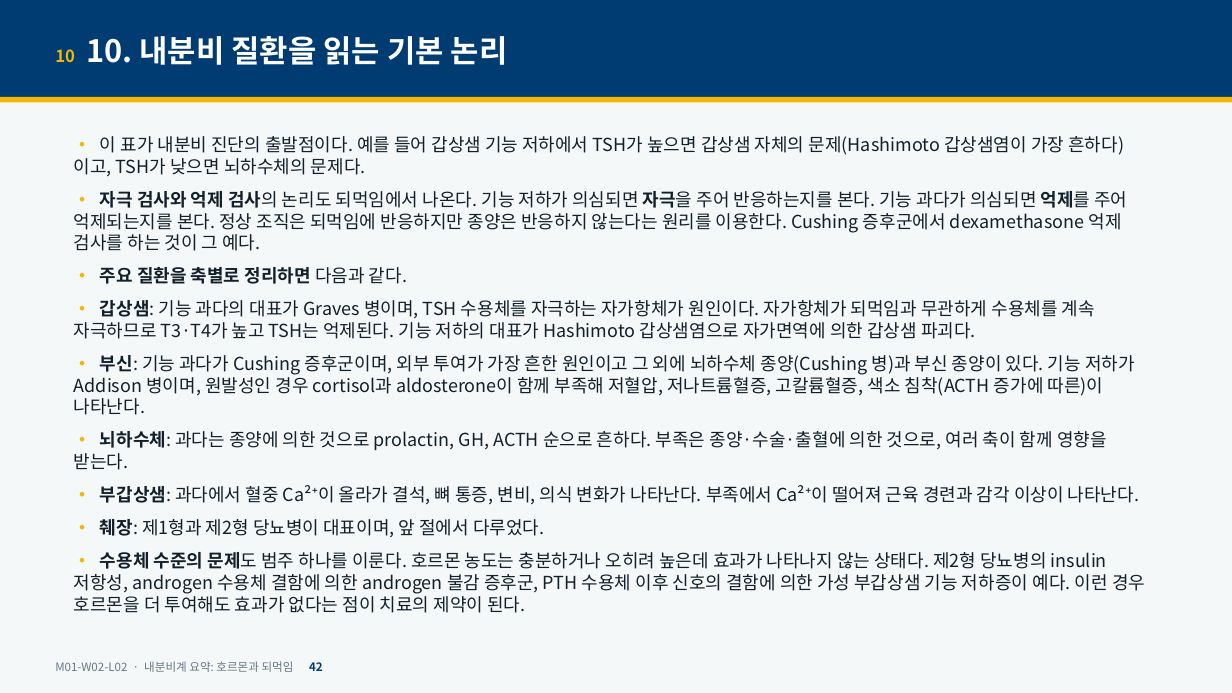
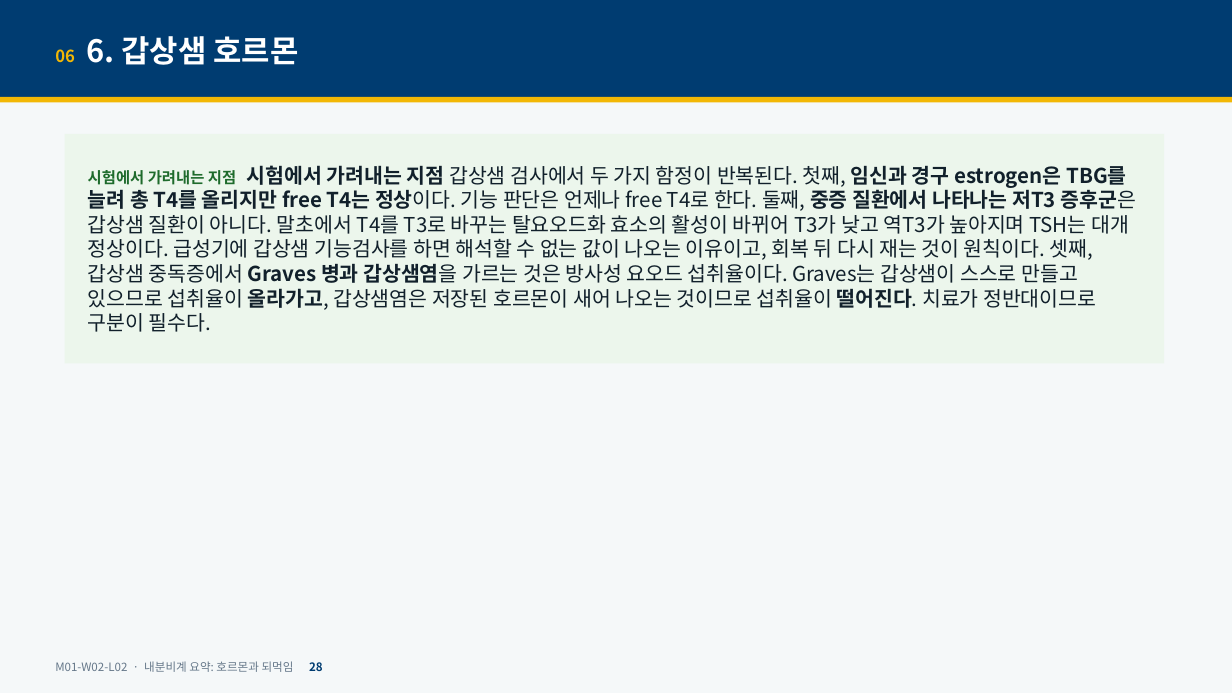
Before and after one commit to hoperiasd2/hoperiasd2.github.io, a slide deck: slide 28 of curriculum/M01/W02/L02/slides.pptx (slide 42 before the commit). Drawn at 1232x693 pixels with LibreOffice and Linux fonts; fonts in the diff are those of the drawing. Boxes give left, top, right and bottom in pixels: in the first picture for what was removed or moved away, otherwise in the second. Text is boxed around its words. In the diff, an @@ line names an element or a change of style, - is before the commit and + after.

```diff
--- a/curriculum/M01/W02/L02/slides.pptx
+++ b/curriculum/M01/W02/L02/slides.pptx
@@ text at [55,36,298,65]: text changed @@
-10 10. 내분비 질환을 읽는 기본 논리
+06 6. 갑상샘 호르몬
@@ rectangle added at [65,134,1165,363], fill #ECF6EC, 16 pt, text #11202B @@
+시험에서 가려내는 지점 시험에서 가려내는 지점 갑상샘 검사에서 두 가지 함정이 반복된다. 첫째, 임신과 경구 estrogen은 TBG를 늘려 총 T4를 올리지만 free T4는 정상이다. 기능 판단은 언제나 free T4로 한다. 둘째, 중증 질환에서 나타나는 저T3 증후군은 갑상샘 질환이 아니다. 말초에서 T4를 T3로 바꾸는 탈요오드화 효소의 활성이 바뀌어 T3가 낮고 역T3가 높아지며 TSH는 대개 정상이다. 급성기에 갑상샘 기능검사를 하면 해석할 수 없는 값이 나오는 이유이고, 회복 뒤 다시 재는 것이 원칙이다. 셋째, 갑상샘 중독증에서 Graves 병과 갑상샘염을 가르는 것은 방사성 요오드 섭취율이다. Graves는 갑상샘이 스스로 만들고 있으므로 섭취율이 올라가고, 갑상샘염은 저장된 호르몬이 새어 나오는 것이므로 섭취율이 떨어진다. 치료가 정반대이므로 구분이 필수다.
@@ text removed at [74,136,1145,613] @@
-• 이 표가 내분비 진단의 출발점이다. 예를 들어 갑상샘 기능 저하에서 TSH가 높으면 갑상샘 자체의 문제(Hashimoto 갑상샘염이 가장 흔하다)이고, TSH가 낮으면 뇌하수체의 문제다.
-• 자극 검사와 억제 검사의 논리도 되먹임에서 나온다. 기능 저하가 의심되면 자극을 주어 반응하는지를 본다. 기능 과다가 의심되면 억제를 주어 억제되는지를 본다. 정상 조직은 되먹임에 반응하지만 종양은 반응하지 않는다는 원리를 이용한다. Cushing 증후군에서 dexamethasone 억제 검사를 하는 것이 그 예다.
-• 주요 질환을 축별로 정리하면 다음과 같다.
-• 갑상샘: 기능 과다의 대표가 Graves 병이며, TSH 수용체를 자극하는 자가항체가 원인이다. 자가항체가 되먹임과 무관하게 수용체를 계속 자극하므로 T3·T4가 높고 TSH는 억제된다. 기능 저하의 대표가 Hashimoto 갑상샘염으로 자가면역에 의한 갑상샘 파괴다.
-• 부신: 기능 과다가 Cushing 증후군이며, 외부 투여가 가장 흔한 원인이고 그 외에 뇌하수체 종양(Cushing 병)과 부신 종양이 있다. 기능 저하가 Addison 병이며, 원발성인 경우 cortisol과 aldosterone이 함께 부족해 저혈압, 저나트륨혈증, 고칼륨혈증, 색소 침착(ACTH 증가에 따른)이 나타난다.
-• 뇌하수체: 과다는 종양에 의한 것으로 prolactin, GH, ACTH 순으로 흔하다. 부족은 종양·수술·출혈에 의한 것으로, 여러 축이 함께 영향을 받는다.
-• 부갑상샘: 과다에서 혈중 Ca²⁺이 올라가 결석, 뼈 통증, 변비, 의식 변화가 나타난다. 부족에서 Ca²⁺이 떨어져 근육 경련과 감각 이상이 나타난다.
-• 췌장: 제1형과 제2형 당뇨병이 대표이며, 앞 절에서 다루었다.
-• 수용체 수준의 문제도 범주 하나를 이룬다. 호르몬 농도는 충분하거나 오히려 높은데 효과가 나타나지 않는 상태다. 제2형 당뇨병의 insulin 저항성, androgen 수용체 결함에 의한 androgen 불감 증후군, PTH 수용체 이후 신호의 결함에 의한 가성 부갑상샘 기능 저하증이 예다. 이런 경우 호르몬을 더 투여해도 효과가 없다는 점이 치료의 제약이 된다.
@@ text at [55,661,323,672]: text changed @@
-M01-W02-L02 · 내분비계 요약: 호르몬과 되먹임 42
+M01-W02-L02 · 내분비계 요약: 호르몬과 되먹임 28
```
Also in this commit, not shown: 6 other slides changed, 18 slides removed, 6 other files.
